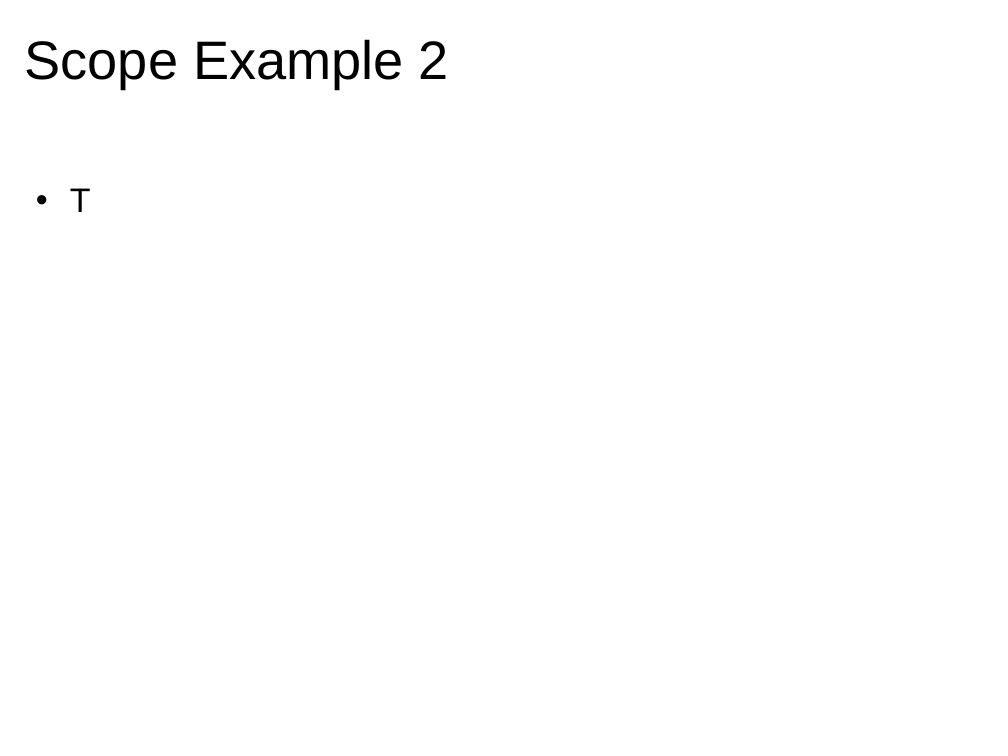
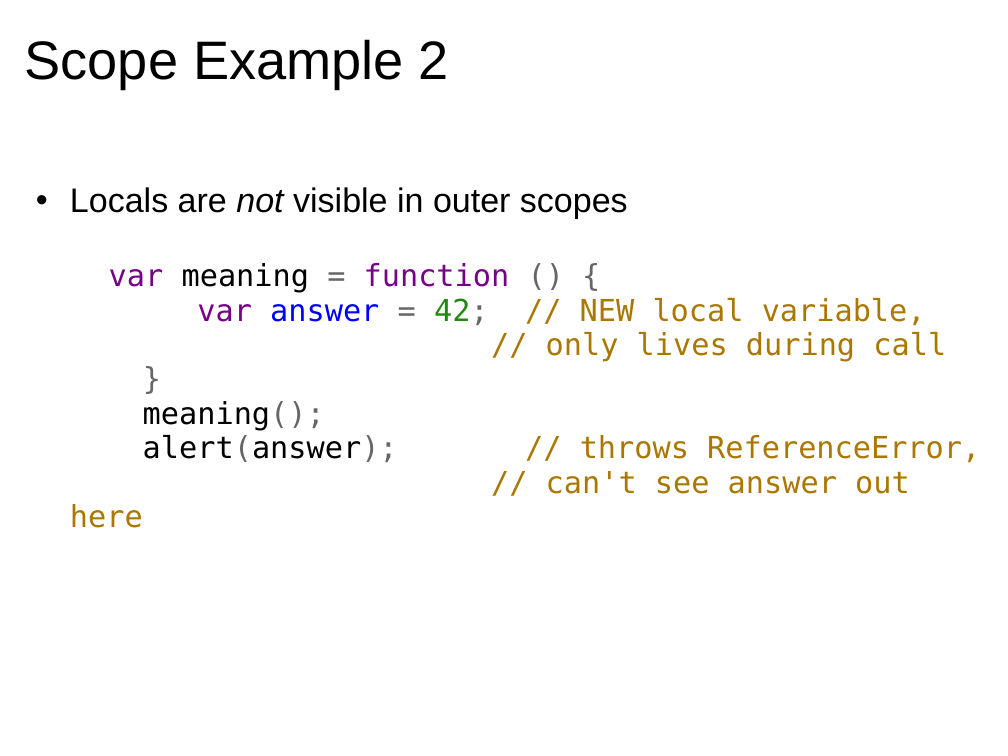
Before and after one commit to dondi/javascript-book, a slide deck: slide 26 of presentations/Chapter_5_Presentation.ppt (slide 23 before the commit). Drawn at 1008x756 pixels with LibreOffice and Linux fonts; fonts in the diff are those of the drawing; background and template pictures are left out. Boxes give left, top, right and bottom in pixels: in the first picture for what was removed or moved away, otherwise in the second. Text is boxed around its words. In the diff, an @@ line names an element or a change of style, - is before the commit and + after.

```diff
--- a/presentations/Chapter_5_Presentation.ppt
+++ b/presentations/Chapter_5_Presentation.ppt
@@ text at (x1=70, y1=187, x2=980, y2=528): text changed; size 27 to 24 pt; font Arial to DejaVu Sans Mono; text colour #000000 to #AA7700 @@
-  • T
+  • Locals are not visible in outer scopes
+  var meaning = function () {
+  var answer = 42; // NEW local variable,
+  // only lives during call
+  }
+  meaning();
+  alert(answer); // throws ReferenceError,
+  // can't see answer out here
```
Also in this commit, not shown: 7 other slides changed, 5 slides added, 2 slides removed.
